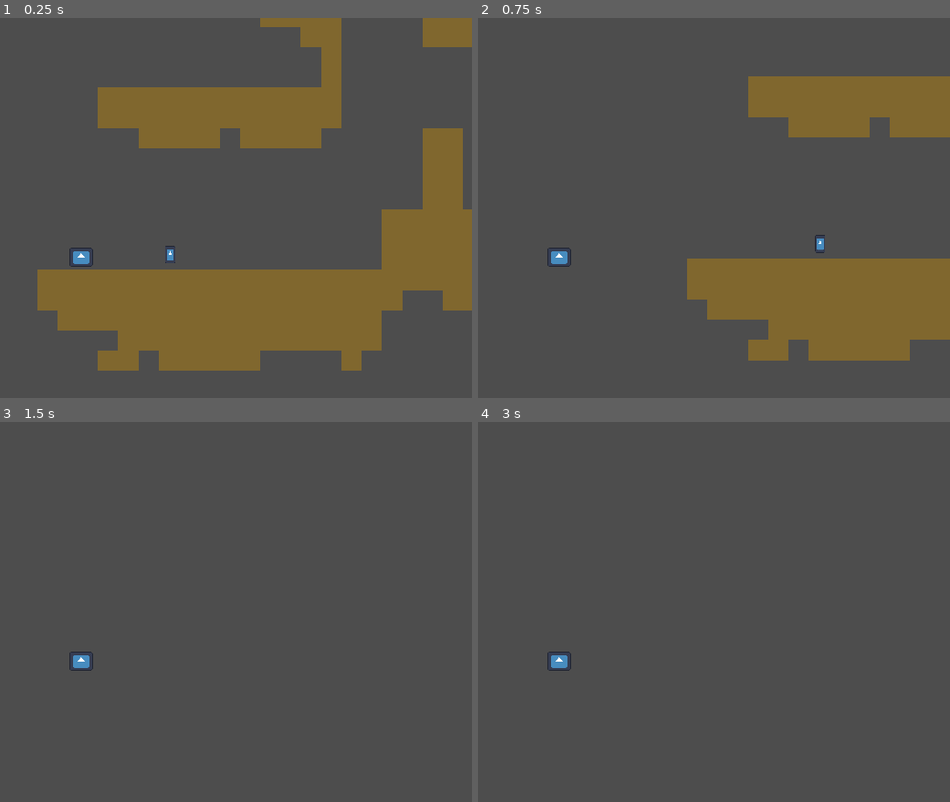
Above: before the commit, frames 1-4 (two rows, left to right).
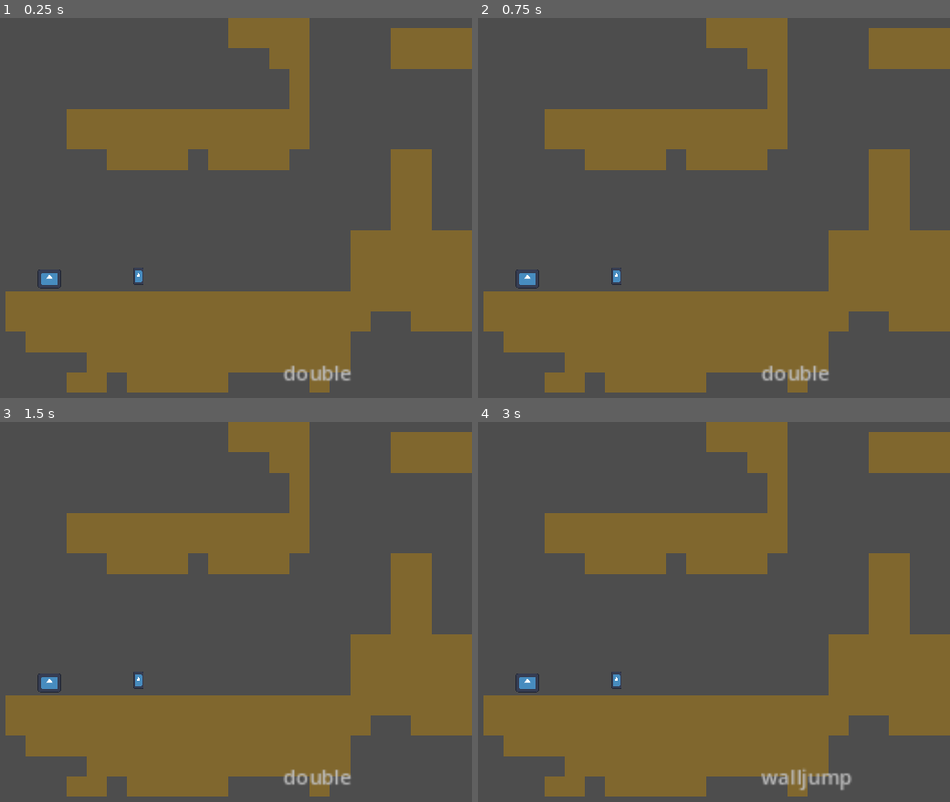
Above: after the commit, the same moments.

Repository: rawardi/MarchSosegamjamKaputt
Game: Godot game, scene res://Scenes/level_1.tscn
Two runs of this game, one before a commit and one after it. Both use one fixed random seed, a clock stepped at 60 frames per second and the inputs below. The engine's default icon, where the game draws it, is replaced by a stand-in: a white triangle on a blue panel in a dark square.
Inputs (mouse positions are in pixels of both pictures, inside the frame that each line leads up to):
- Up to frame 1 (0.25 s): no input
- Up to frame 2 (0.75 s): tap Enter (ui_accept) at 0.5, 0.6 s; move the mouse to (747, 204) at 0.52 s; hold E (walldashright) from 0.53 s (still down)
- Up to frame 3 (1.5 s): keep holding E (walldashright); tap Space (WallJump) at 0.77, 1.07 s; tap Shift (use_card) at 0.8, 1.35 s; move the mouse to (outside the picture) at 1.27 s
- Up to frame 4 (3 s): tap Space (WallJump) at 1.52, 1.55, 1.82, 2.1 s; tap Enter (ui_accept) at 2, 2.3, 2.75 s; move the mouse to (657, 536) at 2.02 s; release E (walldashright) at 2.03 s; hold Q (walldashleft) 2.03-2.78 s; move the mouse to (548, 710) at 2.77 s; hold E (walldashright) from 2.78 s (still down); click (548, 710) at 2.85 s

The runs differ from the first frame. In frame 1, 26% of the frame differs, in the area x 1-100%, y 0-99%; in frame 2, 38%; in frame 3, 36%; in frame 4, 37%.

Commit message:
walljump, speed build up

Diff:
--- a/new-game-project/Player.tscn
+++ b/new-game-project/Player.tscn
@@ -18,10 +18,18 @@
 shape = SubResource("RectangleShape2D_y0j5y")
 
 [node name="Camera2D" type="Camera2D" parent="."]
-position = Vector2(20, -25)
+position = Vector2(45, -42)
 zoom = Vector2(2, 2)
 
 [node name="Timer" type="Timer" parent="."]
 wait_time = 1.509
 
+[node name="RichTextLabel" type="RichTextLabel" parent="."]
+offset_left = 184.0
+offset_top = 65.0
+offset_right = 318.0
+offset_bottom = 105.0
+theme_override_colors/font_selected_color = Color(0.87451, 0.698039, 0, 1)
+bbcode_enabled = true
+
 [connection signal="timeout" from="Timer" to="." method="_on_timer_timeout"]
--- a/new-game-project/player.gd
+++ b/new-game-project/player.gd
@@ -1,66 +1,47 @@
 extends CharacterBody2D
 
 
-
+@onready var selected_card = $RichTextLabel
 
 const JUMP_VELOCITY = -500.0
 var MAX_SPEED = 700.0
+var original_max_speed = MAX_SPEED
+var Original
 var SPEED = 200
-var DoubleJump = 0
-var Dash=0
-var walldashtime = false
+var can_jump = true
+var coyote_timer = 0
+var wallclutch = false
 # Get the gravity from the project settings to be synced with RigidBody nodes.
 var gravity = ProjectSettings.get_setting("physics/2d/default_gravity")
 
 var wjump = false
+var stop_timer = 0
 
 
 
-var cardtypes = {"double": 0, "walljump": 4, "explosion": 8}
+var cardtypes = {"double": 0, "walljump": 0, "explosion": 0}
 var cardname_array = ["double", "walljump", "explosion"]
 var i = 0
 var current_cardtype = cardname_array[i]
 
 
+#movement management
 func _physics_process(delta):
 	var direction = Input.get_axis("ui_left", "ui_right")
 
-	# Wall dash and wall slide control
-	if is_on_wall() and Input.is_action_just_pressed("WallJump") :
-		walldashtime=true
-		$Timer.start()
-	if is_on_wall() and walldashtime:
-		if Input.is_action_just_pressed("walldashleft"):
-			print("jump dash left")
-			walldashtime=false
-			velocity.x  =500
-			velocity.y = JUMP_VELOCITY
-			DoubleJump+=1
-		if Input.is_action_just_pressed("walldashright"):
-			print("jump dash right")
-			velocity.x = -500
-			velocity.y = JUMP_VELOCITY
-			walldashtime=false
-			DoubleJump+=1
-	if walldashtime== true :
+
+#start wall jump
+	if is_on_wall() and Input.is_action_just_pressed("use_card") and current_cardtype == "walljump":
+		wallclutch = true
+
+#wall clutch when shift pressed
+	if is_on_wall() and wallclutch:
 		velocity.x=0
 		velocity.y=0
 
-#aaaaaaaaaaaaaaaaaaaaaaaaaaaaaaaaaaaaaaaaaaaaaaaaaaaaaaaa  the wall dash is needs to be fixed but the the time stop function
-
-
-	if not is_on_floor():
-		velocity.y += gravity * delta
-	# Handle Jump.
-	if Input.is_action_just_pressed("ui_up") and DoubleJump <= 1 :
-		velocity.y = JUMP_VELOCITY
-		DoubleJump+=1
-	if is_on_floor() :
-		DoubleJump=0
-#Jump and basic movement
-
-	#new system for wall jump
-	if Input.is_action_just_pressed("ui_accept"):
+#launch when shift released
+	if Input.is_action_just_released("use_card") and wallclutch:
+		wallclutch = false
 		var shoot_vector = global_position - get_global_mouse_position()
 		shoot_vector.round()
 		shoot_vector /= shoot_vector.length()
@@ -68,12 +49,38 @@
 		wjump = true
 		await get_tree().create_timer(0.3).timeout
 		wjump = false
+		MAX_SPEED += 200
 
+
+#implements gravity
+	if not is_on_floor() and not wallclutch:
+		velocity.y += gravity * delta
+
+
+# Handle Jump.
+	if Input.is_action_just_pressed("ui_up") and can_jump:
+		velocity.y = JUMP_VELOCITY
+		can_jump = false
+
+#coyote timer for better game feel
+	if is_on_floor():
+		can_jump = true
+		coyote_timer = 0
+	else:
+		coyote_timer += delta
+		if coyote_timer > 0.1:
+			can_jump = false
+
+
+#flips charactersprite
 	if direction == -1:
 		get_node("Sprite2D").flip_h = true
 	elif direction == 1:
 		get_node("Sprite2D").flip_h = false
-	if not wjump:
+
+
+#walking
+	if not wjump and not wallclutch:
 		if direction:
 			velocity.x = direction * SPEED
 			if (SPEED < MAX_SPEED):
@@ -81,22 +88,30 @@
 		else:
 			velocity.x = move_toward(velocity.x, 0, SPEED)
 			SPEED = 300
+
+#tracks time without directional imput, deletes buildup speed if stood still for too long
+			stop_timer += delta
+			if stop_timer < 1:
+				MAX_SPEED = original_max_speed
+			else:
+				stop_timer = 0
+
 	move_and_slide()
 
+
+#tracks time while clutching, deletes buildup speed if stood still for too long
 	if is_on_wall():
 		SPEED = 300
+		stop_timer += delta
+		if stop_timer < 2:
+			MAX_SPEED = original_max_speed
+	else:
+		stop_timer = 0
 
 
-
-func _on_timer_timeout() -> void:
-	walldashtime=false
-#walldash control
-
-
-
-
+#cardmanagement
 func _process(delta: float) -> void:
-	#switch selected card i
+#switch selected card i
 	if Input.is_action_just_pressed("left_mouse_button"):
 		if i < cardtypes.size() - 1:
 			i += 1
@@ -110,12 +125,22 @@
 			i -= 1
 		current_cardtype = cardname_array[i]
 
-	#player uses card when he has the selected card (based on i)
+
+#player uses card when he has the selected card (based on i)
 	if Input.is_action_just_pressed("use_card") and cardtypes[cardname_array[i]] > 0:
 		cardtypes[cardname_array[i]] -= 1
 
+
+#displays selected card
+	selected_card.text = current_cardtype
+	if cardtypes[cardname_array[i]] != 0:
+		selected_card.text = "[color=yellow]" + current_cardtype
+	else:
+		selected_card.text = "[color=gray]" + current_cardtype
+
+
 func store_card(type):
-	#stores a new card and equips it's effect
+#stores a new card and equips it's effect
 	cardtypes[type] += 1
 	i = cardname_array.find(type)
 	current_cardtype = type
